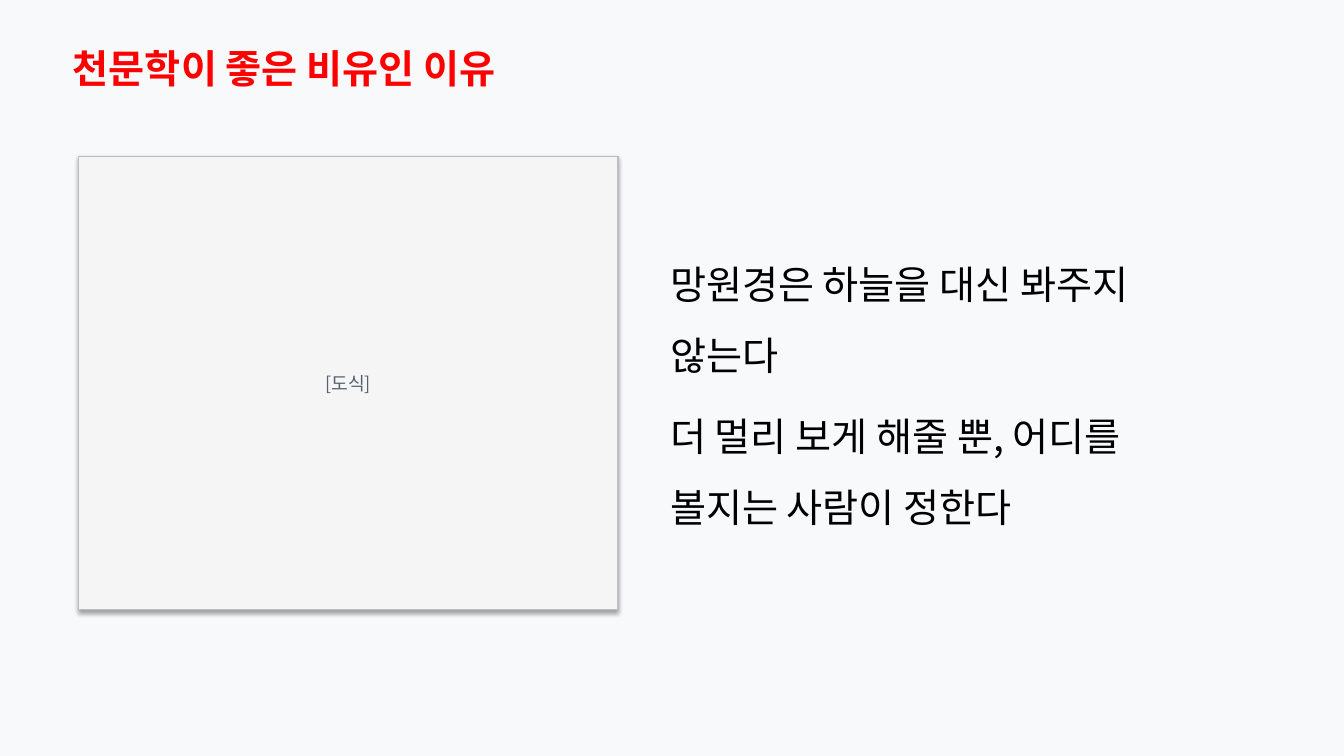
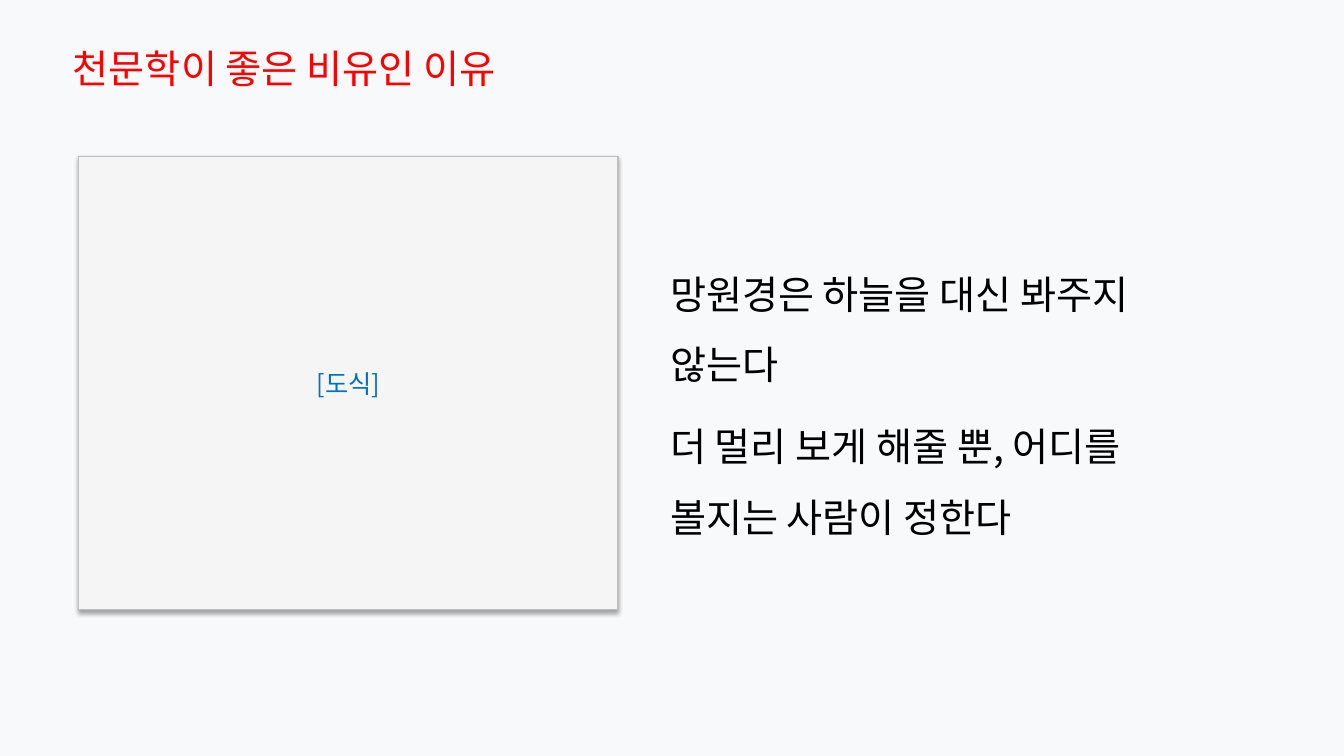
Before and after one commit to Rlearnchan/luddite, a slide deck: slide 23 of outputs/pptx/ai_knowledge_institution_styled_draft.pptx. Drawn at 1344x756 pixels with LibreOffice and Linux fonts; fonts in the diff are those of the drawing. Boxes give left, top, right and bottom in pixels: in the first picture for what was removed or moved away, otherwise in the second. Text is boxed around its words. In the diff, an @@ line names an element or a change of style, - is before the commit and + after.

```diff
--- a/outputs/pptx/ai_knowledge_institution_styled_draft.pptx
+++ b/outputs/pptx/ai_knowledge_institution_styled_draft.pptx
@@ text "천문학이 좋은 비유인 이유" at (73,50,495,87): bold off @@
@@ rectangle "[도식]" at (79,156,618,610): size 13 to 18 pt, text colour #566070 to #0070C0 @@
@@ text "망원경은 하늘을 대신 봐주지 않는다" at (670,276,1129,535): vertical alignment top to middle @@
```
Also in this commit, not shown: 21 other slides changed, 8 other files.
